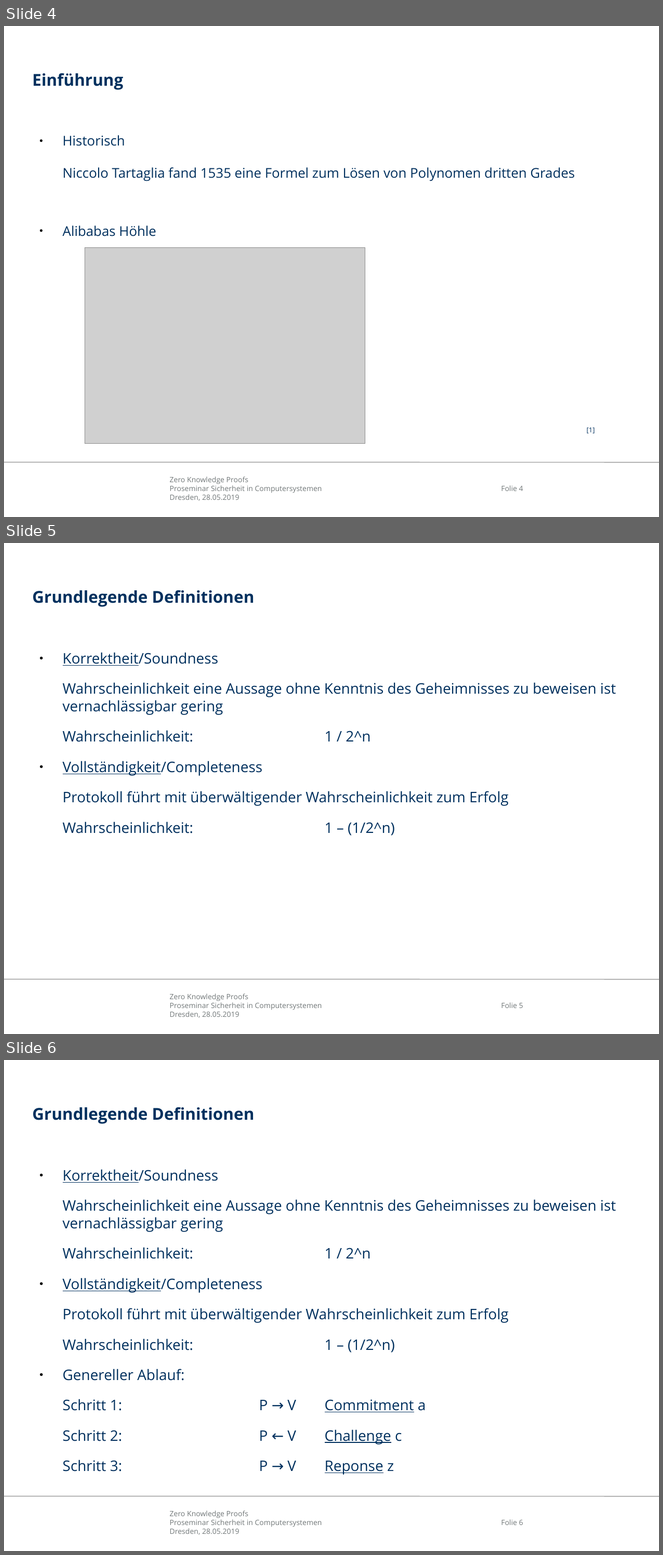
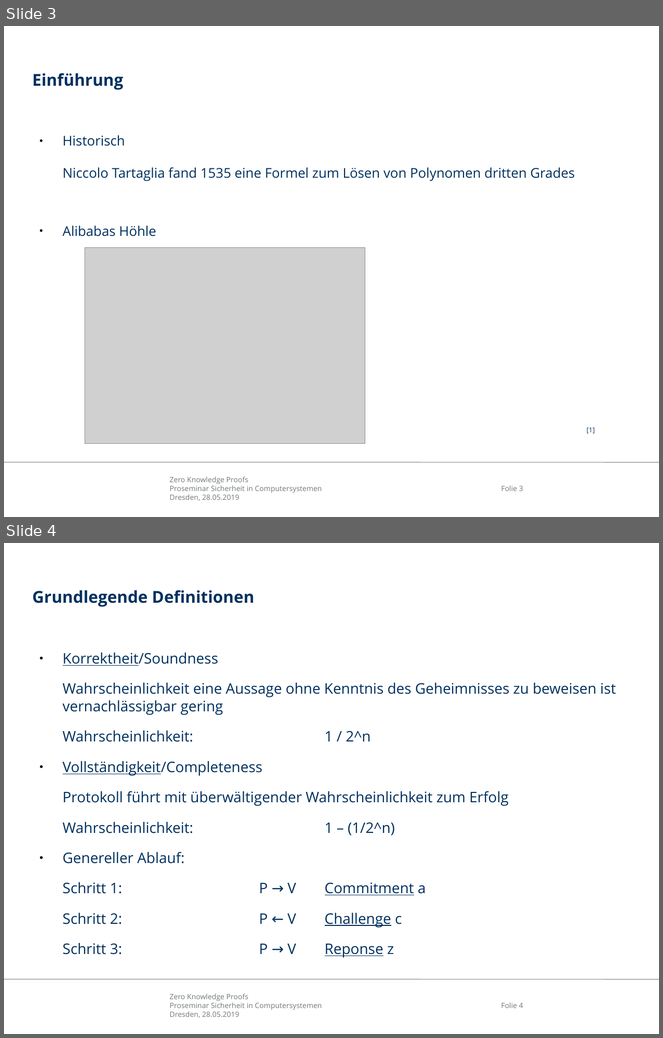
Before and after one commit to mostermann96/Presentations, a slide deck: Zero-Knowledge Proofs/Präsentation/ZKP.odp. Shown one above the other, each under a label of ours: slides 4, 5 and 6 before the commit, slides 3 and 4 after it. The pictures are 663x1555 and 663x1038 pixels, drawn with LibreOffice and Linux fonts; fonts in the diff are those of the drawing; grey boxes stand for pictures; background and template pictures are left out. Boxes give left, top, right and bottom in pixels: in the first picture for what was removed or moved away, otherwise in the second. Text is boxed around its words. In the diff, an @@ line names an element or a change of style, - is before the commit and + after.

```diff
--- a/Zero-Knowledge Proofs/Präsentation/ZKP.odp
+++ b/Zero-Knowledge Proofs/Präsentation/ZKP.odp
@@ slide 5 removed at (4, 543, 659, 1034), background #FFFFFF; not listed: 3 template elements that a slide beside it also shows @@
@@ title removed at (32, 590, 255, 607) @@
-Grundlegende Definitionen
@@ text removed at (63, 652, 616, 836) @@
-● Korrektheit/Soundness
-Wahrscheinlichkeit eine Aussage ohne Kenntnis des Geheimnisses zu beweisen ist vernachlässigbar gering
-Wahrscheinlichkeit: 1 / 2^n
-● Vollständigkeit/Completeness
-Protokoll führt mit überwältigender Wahrscheinlichkeit zum Erfolg
-Wahrscheinlichkeit: 1 – (1/2^n)
@@ what was slide 4 is now slide 3 @@
@@ page number at (501, 486, 523, 491): text changed @@
-Folie 4
+Folie 3
@@ what was slide 6 is now slide 4 @@
@@ page number at (501, 1003, 523, 1008): text changed @@
-Folie 6
+Folie 4
```
Also in this commit, not shown: 1 slide changed, 2 other slides removed, 1 other file.
